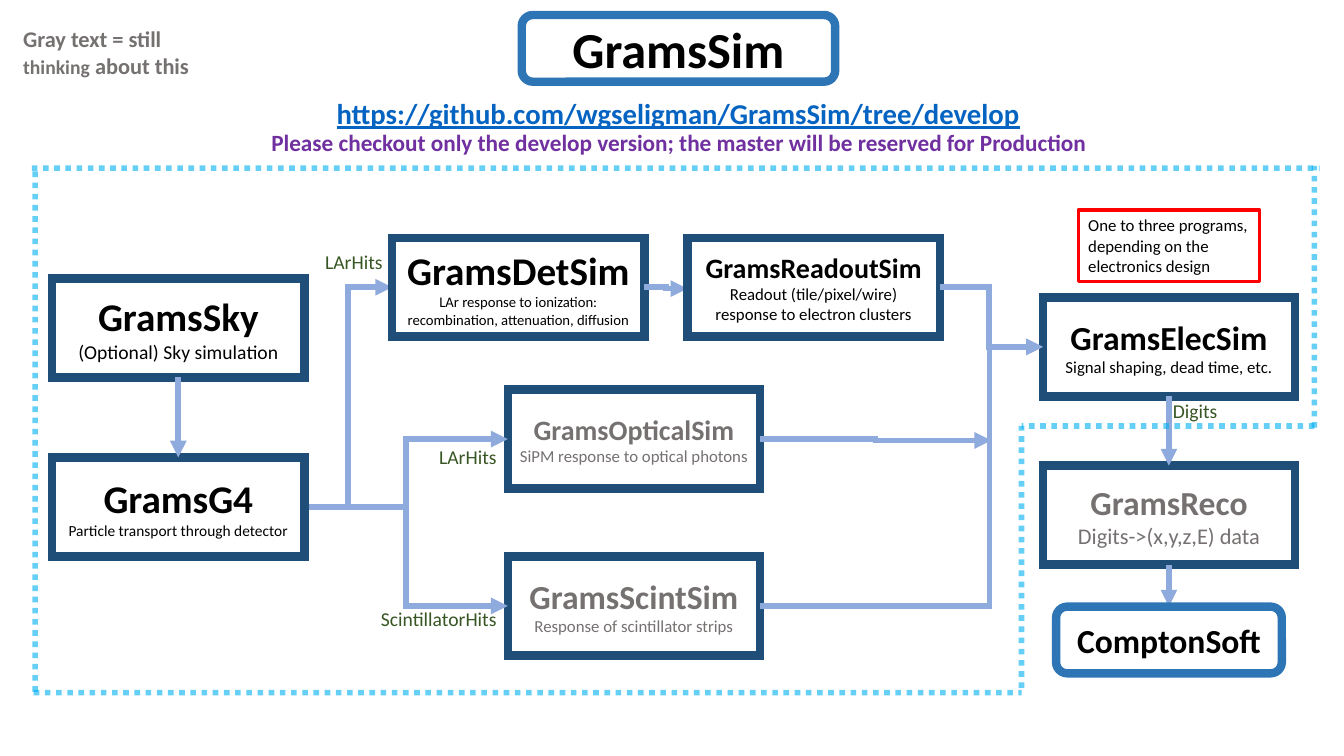
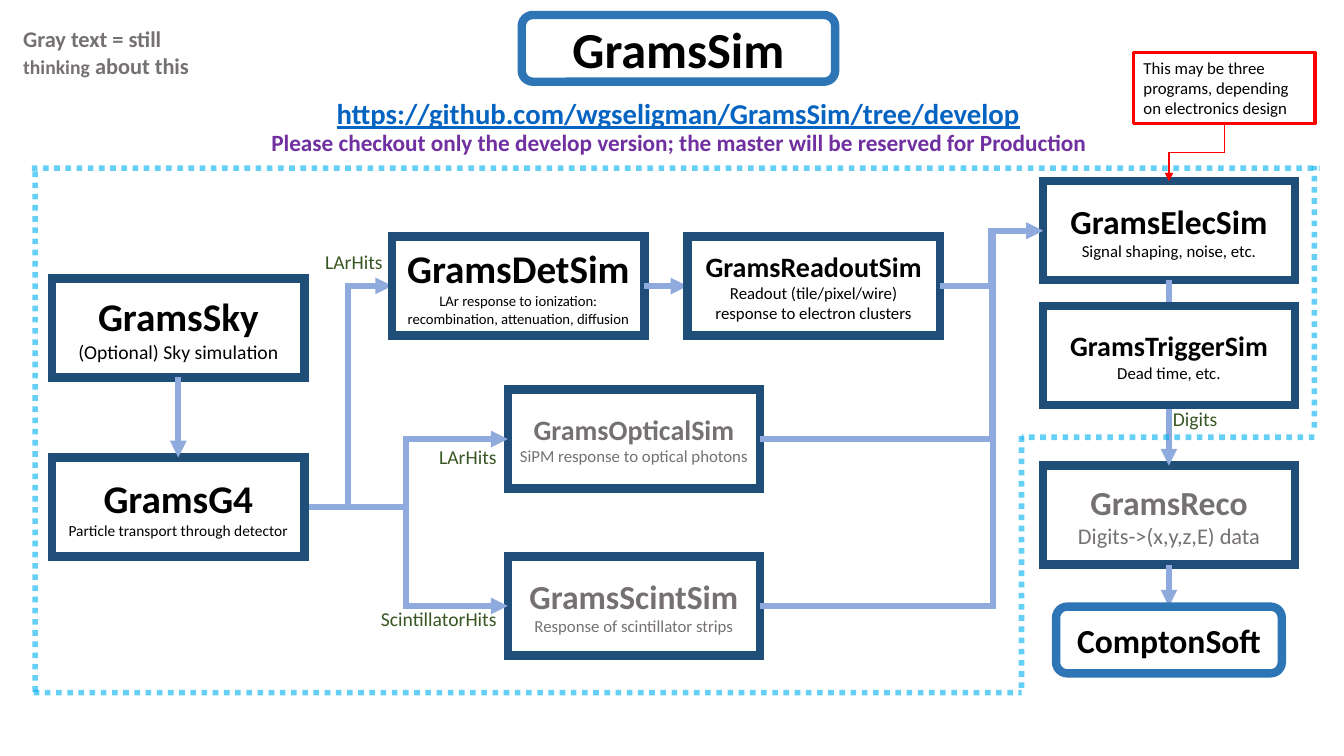
Before and after one commit to wgseligman/GramsSim, a slide deck: slide 1 of GramsSim organization.pptx. Drawn at 1344x756 pixels with LibreOffice and Linux fonts; fonts in the diff are those of the drawing. Boxes give left, top, right and bottom in pixels: in the first picture for what was removed or moved away, otherwise in the second. Text is boxed around its words. In the diff, an @@ line names an element or a change of style, - is before the commit and + after.

Commit message:
GramsDataObj figures

```diff
--- a/GramsSim organization.pptx
+++ b/GramsSim organization.pptx
@@ rectangle "This may be three programs, ...": place and size @@
-rectangle "This may be three programs, ..." at <box>1079,211,1260,282</box>
+rectangle "This may be three programs, ..." at <box>1134,52,1316,124</box>
@@ text in rectangle at <box>1143,62,1288,117</box>: text changed @@
-One to three programs, depending on the electronics design
+This may be three programs, depending on electronics design
@@ elbow arrow added from (1225, 124) to (1170, 181), #FF0000 1 pt @@
@@ rectangle "GramsElecSim": place and size @@
-rectangle "GramsElecSim" at <box>1044,297,1296,396</box>
+rectangle "GramsElecSim" at <box>1044,181,1296,280</box>
@@ elbow arrow moved from (760, 606) - (1044, 347) to (760, 606) - (1044, 231) @@
@@ elbow arrow moved from (760, 440) - (991, 441) to (760, 440) - (1044, 231) @@
@@ elbow arrow moved from (940, 287) - (1044, 347) to (940, 286) - (1044, 231) @@
@@ text in rectangle at <box>1082,245,1256,260</box>: text changed @@
-Signal shaping, dead time, etc.
+Signal shaping, noise, etc.
@@ elbow arrow (304, 507) - (392, 286): route changed @@
@@ elbow arrow (644, 286) - (688, 286): route changed @@
@@ elbow arrow moved from (1170, 396) - (1170, 466) to (1170, 280) - (1170, 466) @@
@@ rectangle added at <box>1044,307,1296,405</box>, fill #FFFFFF, outline #1F4E79 6 pt, 20 pt, text #000000, bold @@
+GramsTriggerSim
+Dead time, etc.
@@ text "Digits": place and size @@
-text "Digits" at <box>1173,404,1218,424</box>
+text "Digits" at <box>1173,412,1218,430</box>
@@ line moved from (1315, 426) - (1021, 426) to (1315, 438) - (1021, 438) @@
@@ line moved from (1021, 689) - (1021, 426) to (1021, 689) - (1021, 437) @@
```
Also in this commit, not shown: 7 other files.
